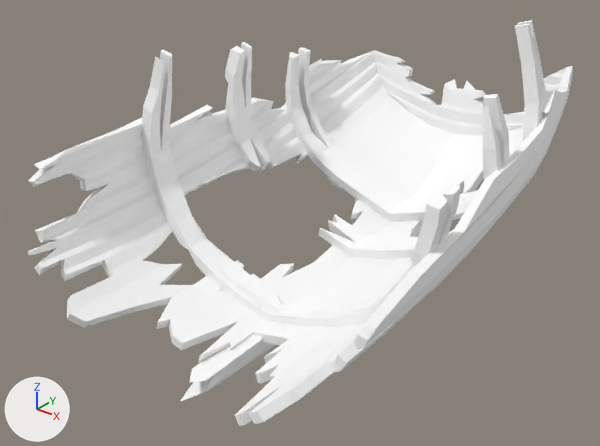
What one commit did to the glTF model public/siege/scifi/jungle_SM_Prop_ShipWreck_02.gltf.
Camera for both pictures: a 50 mm lens placed at (10.87, -15.08, 11.16), pointed at (-0.39, -1.01, 2.43). The axes (+X, +Y, +Z) are drawn at lower left. The lights are the same throughout. The older version comes first. Where no turn or scale is listed for an object, it has been applied to the vertices.

In view in the first picture: 'SM_Prop_ShipWreck_02'.
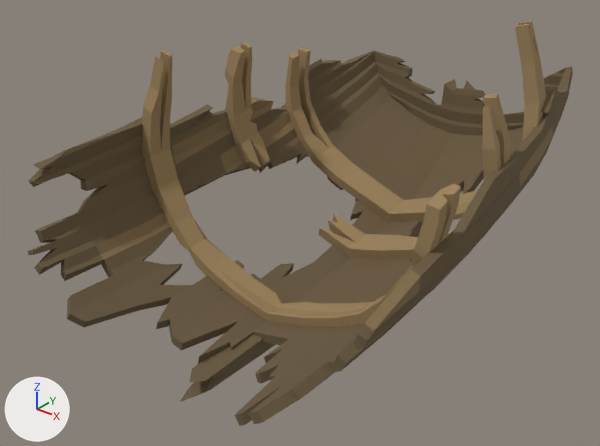
Boxes [x1, y1, x2, y2] around the edits, measured in the pictures (600 x 446 px):
```json
{"object": "SM_Prop_ShipWreck_02", "change": "surface changed", "before": [27, 20, 573, 426], "after": [27, 20, 573, 426], "on screen": "white to brown"}
```

Scene script edits in JSON lines:
```json
{"op": "add", "block": "img_polygonnaturebiomes_tropical_texture_01", "code": ["img_polygonnaturebiomes_tropical_texture_01 = load_image('PolygonNatureBiomes_Tropical_Texture_01', 'PolygonNatureBiomes_Tropical_Texture_01.webp', 4096, 4096, 'sRGB')"]}
{"op": "remove", "block": "mat_explorer_mat3", "code": "mat_explorer_mat3.base_color = (1.0, 1.0, 1.0)  # white #ffffff"}
{"op": "add", "block": "mat_explorer_mat3", "code": "mat_explorer_mat3.texture = img_polygonnaturebiomes_tropical_texture_01"}
```
